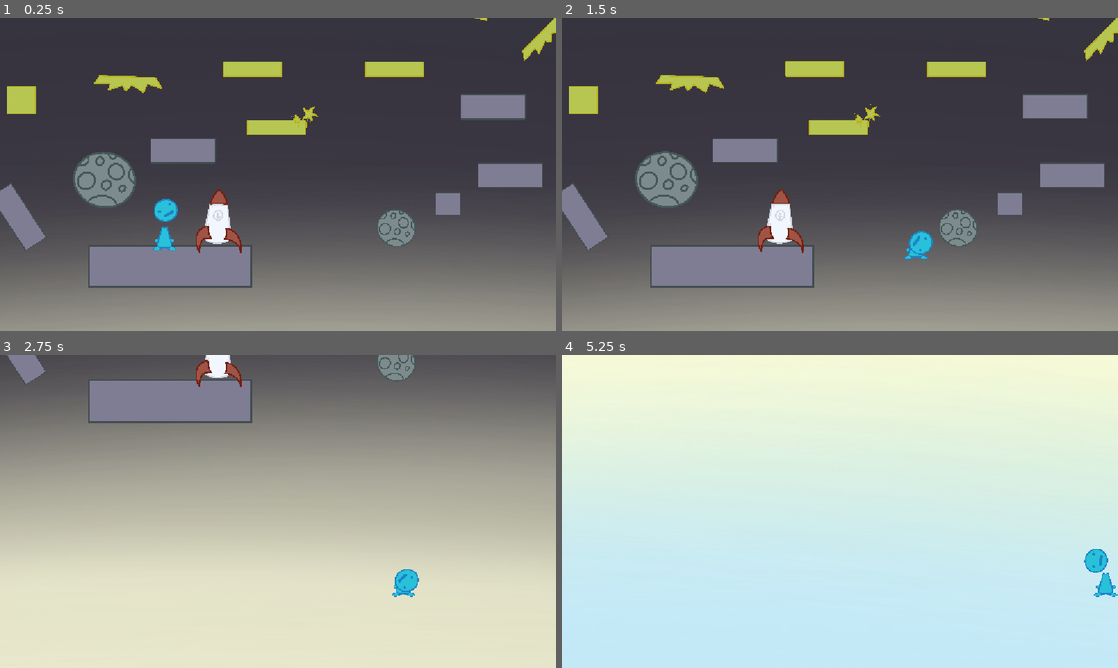
Above: before the commit, frames 1-4 (two rows, left to right).
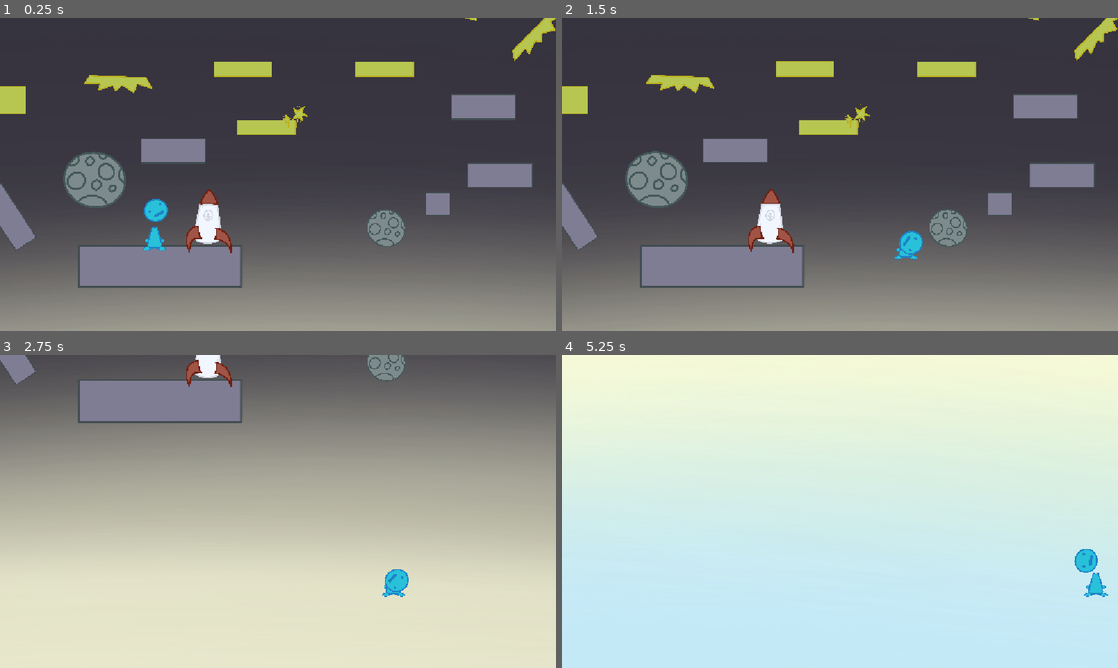
Above: after the commit, the same moments.

Repository: average4136/head-over-heels-game
Game: Godot game, scene res://Scenes/Level scenes/space_scene.tscn
Same seed, same stepped clock (60 frames per second), same inputs: the game is played once before the commit and once after it. This scene is started directly instead of the project's main scene.
Inputs:
- Up to frame 1 (0.25 s): no input
- Up to frame 2 (1.5 s): tap Enter (ui_accept) at 0.5 s; hold D (move_right) from 0.53 s (still down); tap Space (jump) at 0.77 s
- Up to frame 3 (2.75 s): tap Space (jump) at 1.52 s; release D (move_right) at 2.03 s; hold A (move_left) from 2.03 s (still down)
- Up to frame 4 (5.25 s): release A (move_left) at 2.78 s; hold D (move_right) 2.78-4.28 s; tap Space (jump) at 3.02, 3.77, 4.52 s; hold A (move_left) 4.28-5.03 s; hold D (move_right) from 5.03 s (still down)

The runs differ from the first frame. In frame 1, 7.0% of the frame differs, in the area x 0-100%, y 0-87%; in frame 2, 6.8%; in frame 3, 2.2%; in frame 4, 0.6%.

Commit message:
fixes to space scene

Diff:
--- a/Scenes/Level scenes/space_scene.tscn
+++ b/Scenes/Level scenes/space_scene.tscn
@@ -386,74 +386,73 @@
 }
 
 [node name="Space Scene" type="Node2D" unique_id=1614508694]
-position = Vector2(109, 15)
 
 [node name="GradientBg" type="Sprite2D" parent="." unique_id=1264902900]
-position = Vector2(-23.000004, 3950.0002)
+position = Vector2(40, 3952.0002)
 scale = Vector2(3.2093222, 4.4489923)
 texture = ExtResource("1_huob2")
 
 [node name="Node2D" parent="." unique_id=1185949341 instance=ExtResource("2_8wo2k")]
-position = Vector2(-563.00006, 511)
+position = Vector2(-495.00012, 511)
 scale = Vector2(2.5316777, 1.6942071)
 
 [node name="Moon Platform" parent="." unique_id=1750695849 instance=ExtResource("3_fjhv3")]
-position = Vector2(-959, 132.00002)
+position = Vector2(-890.9999, 132)
 scale = Vector2(1.0313267, 1.0351115)
 
 [node name="Node2D2" parent="." unique_id=1431751909 instance=ExtResource("2_8wo2k")]
-position = Vector2(780, -152)
+position = Vector2(848, -152)
 
 [node name="Node2D3" parent="." unique_id=578760428 instance=ExtResource("2_8wo2k")]
-position = Vector2(-1187, 301.99994)
+position = Vector2(-1118.9999, 302)
 rotation = 0.98937374
 
 [node name="Node2D4" parent="." unique_id=1882188515 instance=ExtResource("2_8wo2k")]
-position = Vector2(594, 251.00003)
+position = Vector2(662, 251)
 scale = Vector2(0.36703715, 0.9467006)
 
 [node name="Node2D5" parent="." unique_id=552745981 instance=ExtResource("2_8wo2k")]
-position = Vector2(850, 133)
+position = Vector2(918, 133)
 
 [node name="Node2D7" parent="." unique_id=955187897 instance=ExtResource("2_8wo2k")]
-position = Vector2(-505, 30)
+position = Vector2(-437, 30)
 
 [node name="Moon Platform2" parent="." unique_id=1554874488 instance=ExtResource("3_fjhv3")]
-position = Vector2(299, 338)
+position = Vector2(367, 338)
 scale = Vector2(0.6416152, 0.69061464)
 
 [node name="RocketDecor" type="Sprite2D" parent="." unique_id=461076328]
-position = Vector2(-361.00003, 317)
+position = Vector2(-293, 317)
 scale = Vector2(0.27518362, 0.27518368)
 texture = ExtResource("4_xynxa")
 
 [node name="yellow block" parent="." unique_id=605724736 instance=ExtResource("5_bc4y4")]
-position = Vector2(252, -341)
+position = Vector2(320, -341)
 
 [node name="yellow block2" parent="." unique_id=1517800864 instance=ExtResource("5_bc4y4")]
-position = Vector2(-336, -342)
+position = Vector2(-268, -342)
 
 [node name="yellow block3" parent="." unique_id=956577508 instance=ExtResource("5_bc4y4")]
-position = Vector2(-237, -101)
+position = Vector2(-169, -101)
 
 [node name="star platform" parent="." unique_id=1685131188 instance=ExtResource("6_ad6b8")]
-position = Vector2(-859, -280)
+position = Vector2(-791, -280)
 
 [node name="star platform2" parent="." unique_id=1071983857 instance=ExtResource("6_ad6b8")]
-position = Vector2(897.92993, -374.80807)
+position = Vector2(965.92993, -374.8081)
 rotation = -0.82849085
 
 [node name="yellow block4" parent="." unique_id=1287986369 instance=ExtResource("5_bc4y4")]
-position = Vector2(-1232.0001, -242)
+position = Vector2(-1164.0001, -242)
 scale = Vector2(0.48800763, 1.850894)
 
 [node name="yellow block5" parent="." unique_id=1930980042 instance=ExtResource("5_bc4y4")]
-position = Vector2(449.92993, -606.80817)
+position = Vector2(517.92993, -606.8082)
 rotation = 0.196726
 scale = Vector2(1.3071389, 0.55597335)
 
 [node name="StarDecor" type="Sprite2D" parent="." unique_id=377873062]
-position = Vector2(-8.070068, -108.808105)
+position = Vector2(59.92993, -108.808105)
 scale = Vector2(0.17638484, 0.17638484)
 texture = ExtResource("7_1k4pw")
 
@@ -468,7 +467,7 @@
 libraries/ = SubResource("AnimationLibrary_2anaj")
 
 [node name="Moon Platform3" parent="." unique_id=1937656728 instance=ExtResource("3_fjhv3")]
-position = Vector2(-218, -768)
+position = Vector2(-150, -768)
 scale = Vector2(1.5276088, 1.6838567)
 
 [node name="AlienDecor" type="Sprite2D" parent="." unique_id=1104665968]
@@ -481,14 +480,14 @@
 libraries/ = SubResource("AnimationLibrary_6es0x")
 
 [node name="Guy" parent="." unique_id=1796156875 instance=ExtResource("9_8wo2k")]
-position = Vector2(-580, 410)
+position = Vector2(-512, 410)
 
 [node name="star platform3" parent="." unique_id=112477691 instance=ExtResource("6_ad6b8")]
-position = Vector2(-1227.0701, -880.80817)
+position = Vector2(-1159.0701, -880.8082)
 scale = Vector2(3.64, 3.64)
 
 [node name="PORTAL" type="Node2D" parent="." unique_id=1580670030]
-position = Vector2(191.92993, 34.191895)
+position = Vector2(259.92993, 34.191895)
 
 [node name="Portal1" type="Sprite2D" parent="PORTAL" unique_id=1940111192]
 position = Vector2(-932.51746, -976.1034)
